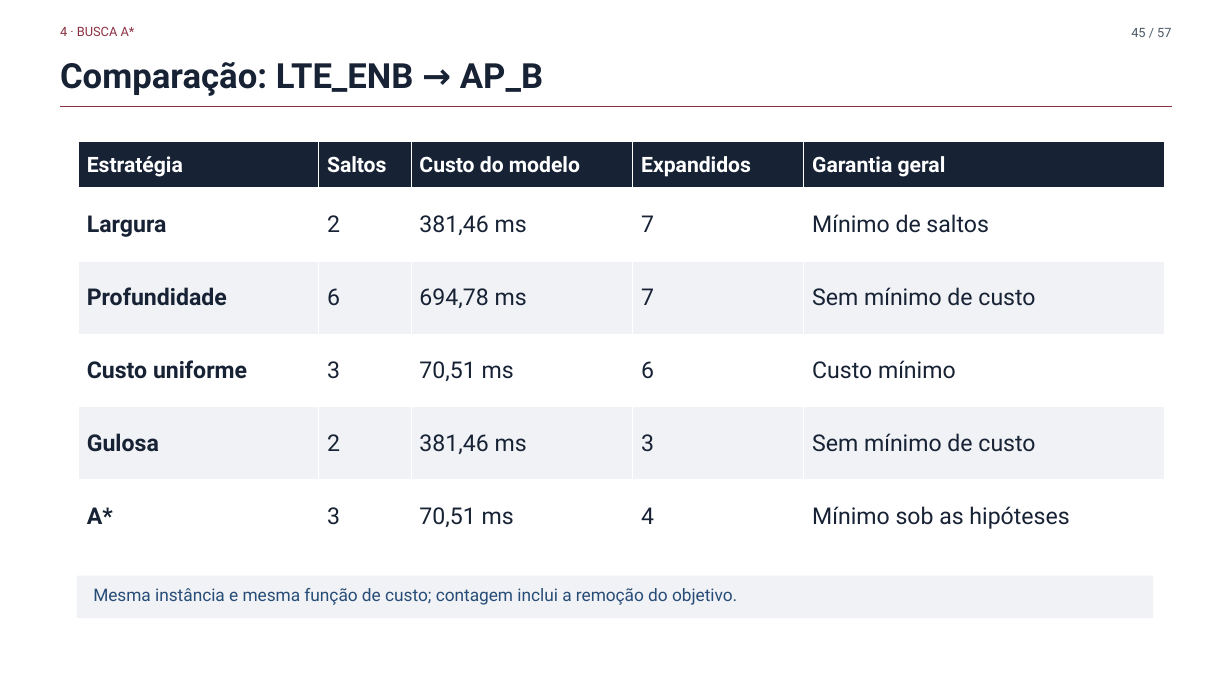
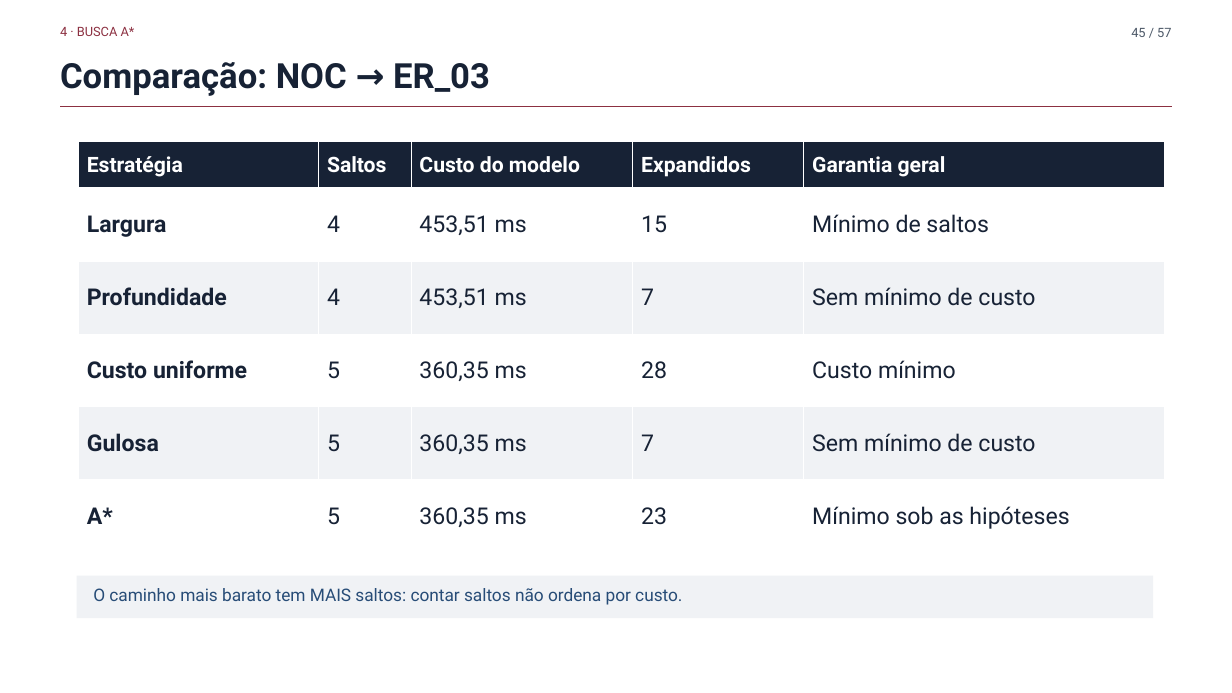
Before and after one commit to fsd-dantas/ai4systems, a slide deck: slide 45 of docs/presentation/mini-systems-presentation.pptx. Drawn at 1232x693 pixels with LibreOffice and Linux fonts; fonts in the diff are those of the drawing; background and template pictures are left out. Boxes give left, top, right and bottom in pixels: in the first picture for what was removed or moved away, otherwise in the second. Text is boxed around its words. In the diff, an @@ line names an element or a change of style, - is before the commit and + after.

```diff
--- a/docs/presentation/mini-systems-presentation.pptx
+++ b/docs/presentation/mini-systems-presentation.pptx
@@ text at (60, 62, 490, 96): text changed @@
-Comparação: LTE_ENB → AP_B
+Comparação: NOC → ER_03
@@ table at (79, 141, 1165, 553) @@
-row 2: Largura | 2 | 381,46 ms | 7 | Mínimo de saltos
+row 2: Largura | 4 | 453,51 ms | 15 | Mínimo de saltos
-row 3, column 2: 6
+row 3, column 2: 4
-row 3, column 3: 694,78 ms
+row 3, column 3: 453,51 ms
-row 4: Custo uniforme | 3 | 70,51 ms | 6 | Custo mínimo
+row 4: Custo uniforme | 5 | 360,35 ms | 28 | Custo mínimo
-row 5: Gulosa | 2 | 381,46 ms | 3 | Sem mínimo de custo
+row 5: Gulosa | 5 | 360,35 ms | 7 | Sem mínimo de custo
-row 6: A* | 3 | 70,51 ms | 4 | Mínimo sob as hipóteses
+row 6: A* | 5 | 360,35 ms | 23 | Mínimo sob as hipóteses
@@ text at (93, 588, 682, 605): text changed @@
-Mesma instância e mesma função de custo; contagem inclui a remoção do objetivo.
+O caminho mais barato tem MAIS saltos: contar saltos não ordena por custo.
```
Also in this commit, not shown: 6 other slides changed, 8 other files.
